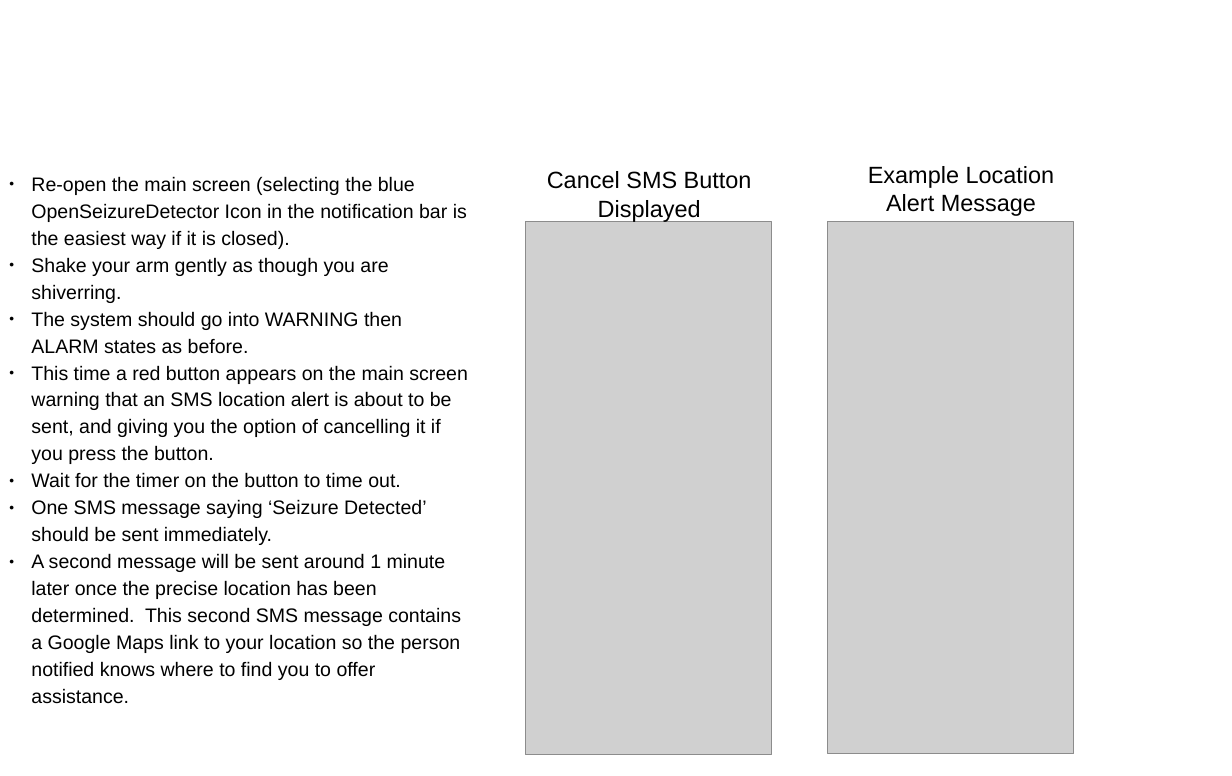
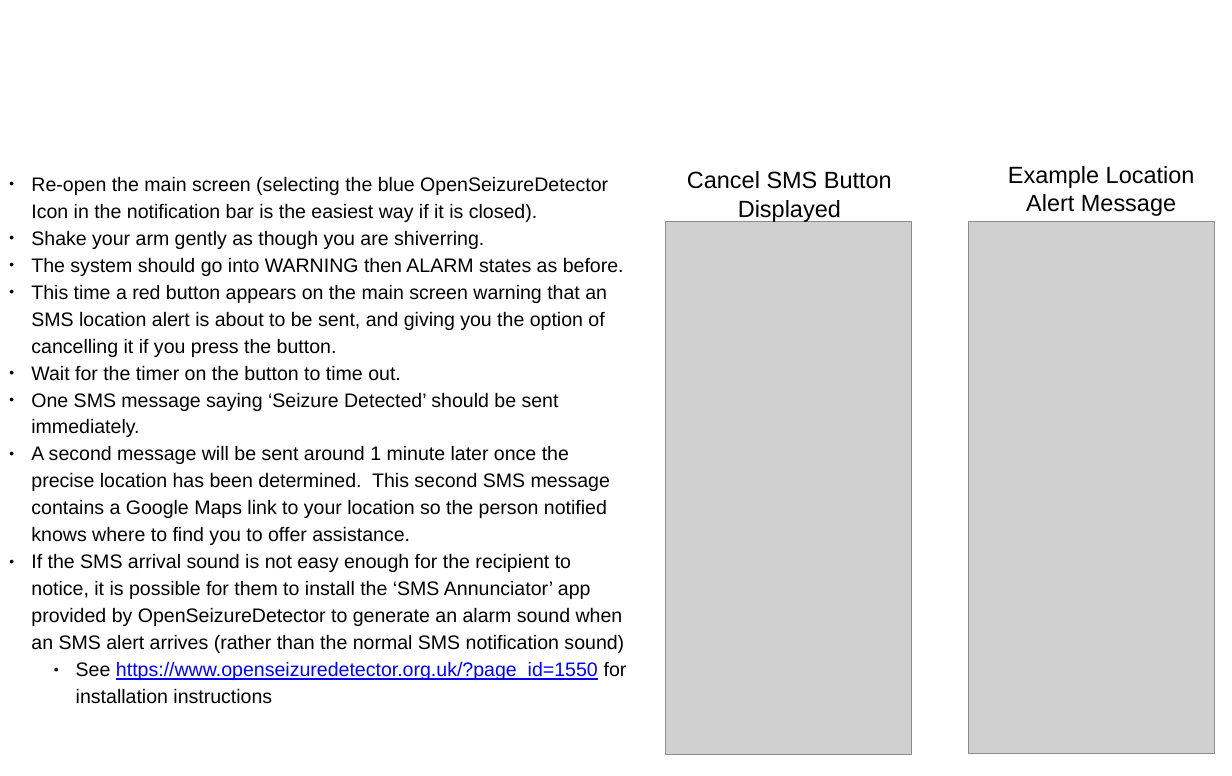
Before and after one commit to OpenSeizureDetector/Android_Pebble_SD, a slide deck: slide 22 of doc/Installation_Instructions_1C.pptx. Drawn at 1232x776 pixels with LibreOffice and Linux fonts; fonts in the diff are those of the drawing; grey boxes stand for pictures; background and template pictures are left out. Boxes give left, top, right and bottom in pixels: in the first picture for what was removed or moved away, otherwise in the second. Text is boxed around its words. In the diff, an @@ line names an element or a change of style, - is before the commit and + after.

Commit message:
Update to instructions

```diff
--- a/doc/Installation_Instructions_1C.pptx
+++ b/doc/Installation_Instructions_1C.pptx
@@ 2 pictures, 2 texts moved together from (x1=525, y1=166, x2=1074, y2=755) to (x1=666, y1=166, x2=1214, y2=755) @@
@@ text at (x1=31, y1=553, x2=627, y2=704): paragraphs added @@
+● If the SMS arrival sound is not easy enough for the recipient to notice, it is possible for them to install the ‘SMS Annunciator’ app provided by OpenSeizureDetector to generate an alarm sound when an SMS alert arrives (rather than the normal SMS notification sound)
+    ● See https://www.openseizuredetector.org.uk/?page_id=1550 for installation instructions
```
Also in this commit, not shown: 14 other slides changed, 2 slides added.
